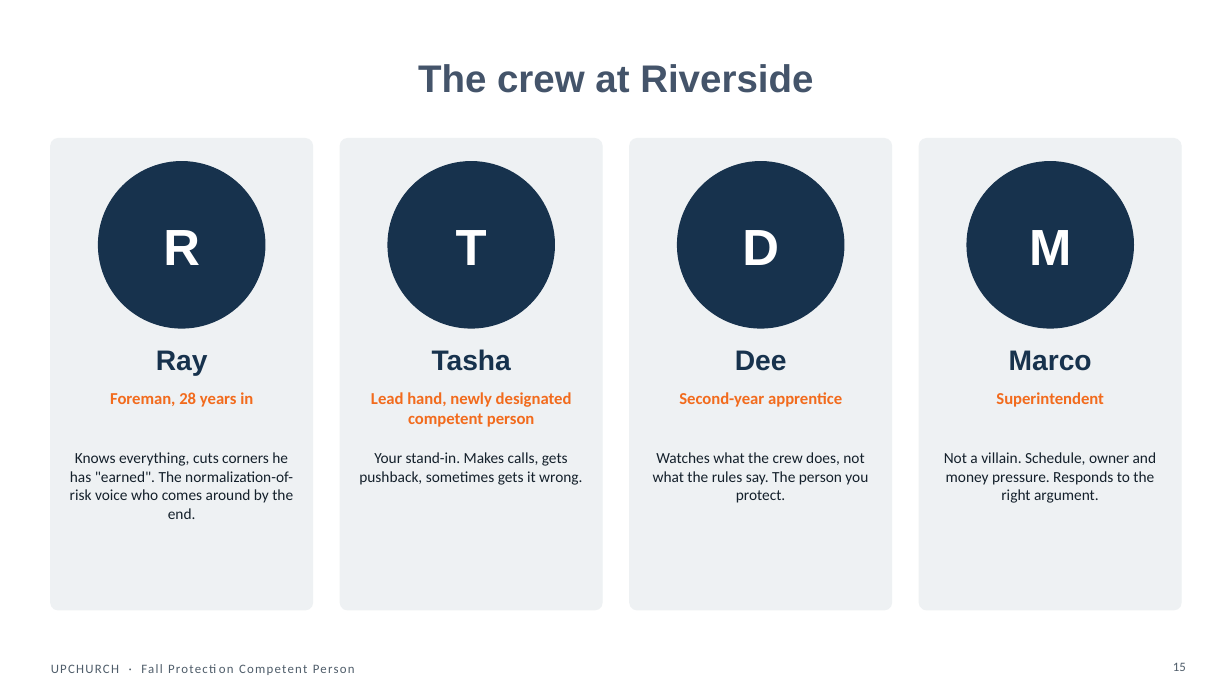
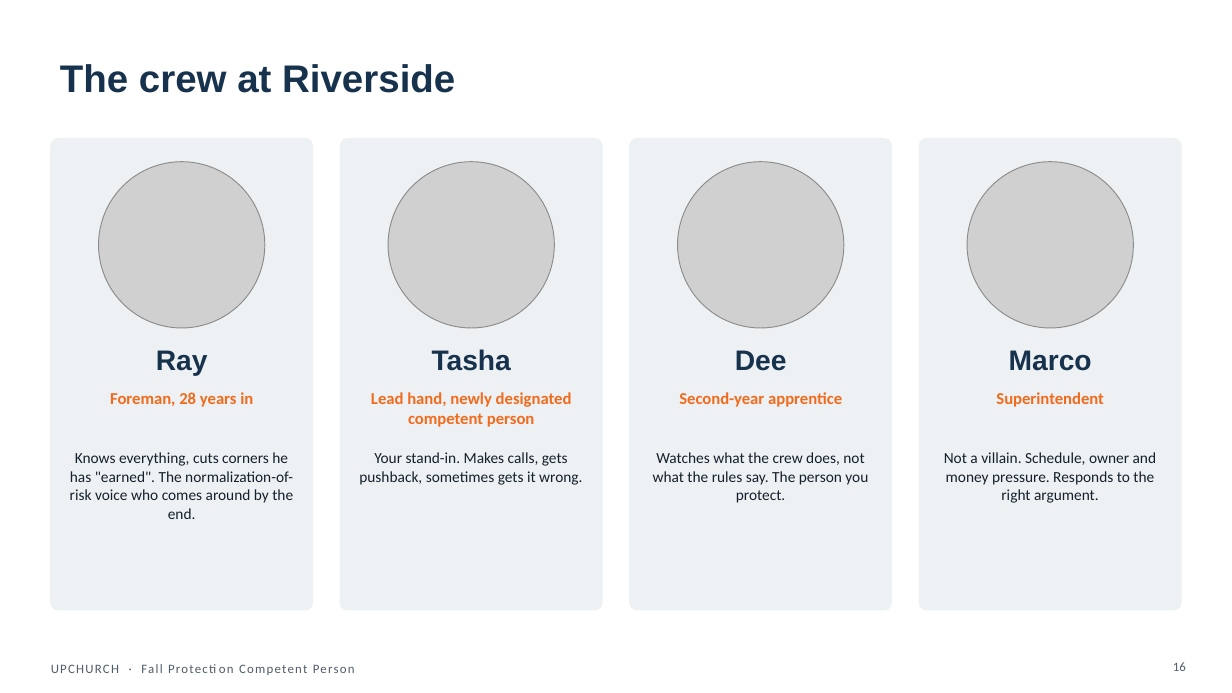
Before and after one commit to jeancastillo1983-max/index, a slide deck: slide 16 of deliverables/powerpoint/FPCP_M0_start-here-why-you-why-now.pptx (slide 15 before the commit). Drawn at 1232x693 pixels with LibreOffice and Linux fonts; fonts in the diff are those of the drawing; grey boxes stand for pictures. Boxes give left, top, right and bottom in pixels: in the first picture for what was removed or moved away, otherwise in the second. Text is boxed around its words. In the diff, an @@ line names an element or a change of style, - is before the commit and + after.

```diff
--- a/deliverables/powerpoint/FPCP_M0_start-here-why-you-why-now.pptx
+++ b/deliverables/powerpoint/FPCP_M0_start-here-why-you-why-now.pptx
@@ title "The crew at Riverside" at (x1=60, y1=64, x2=455, y2=93): text colour #44546A to #17324D; alignment centre to left @@
@@ ellipse removed at (x1=99, y1=162, x2=265, y2=328) @@
@@ picture added at (x1=99, y1=162, x2=265, y2=328) @@
@@ ellipse removed at (x1=388, y1=162, x2=555, y2=328) @@
@@ picture added at (x1=388, y1=162, x2=555, y2=328) @@
@@ ellipse removed at (x1=677, y1=162, x2=844, y2=328) @@
@@ picture added at (x1=677, y1=162, x2=844, y2=328) @@
@@ ellipse removed at (x1=968, y1=162, x2=1134, y2=328) @@
@@ picture added at (x1=968, y1=162, x2=1134, y2=328) @@
@@ text removed at (x1=163, y1=230, x2=200, y2=265) @@
-R
@@ text removed at (x1=456, y1=230, x2=487, y2=265) @@
-T
@@ text removed at (x1=742, y1=230, x2=779, y2=265) @@
-D
@@ text removed at (x1=1029, y1=230, x2=1071, y2=265) @@
-M
@@ page number at (x1=1173, y1=662, x2=1186, y2=671): text changed @@
-15
+16
```
Also in this commit, not shown: 26 other slides changed, 1 slide added, 49 other files.
